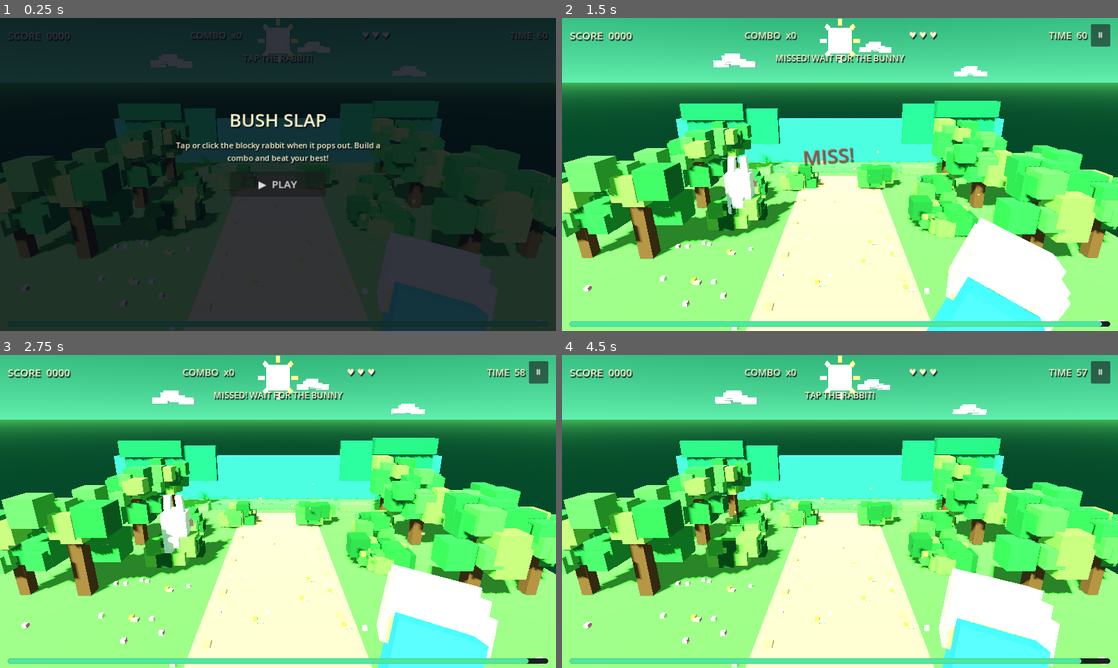
Above: before the commit, frames 1-4 (two rows, left to right).
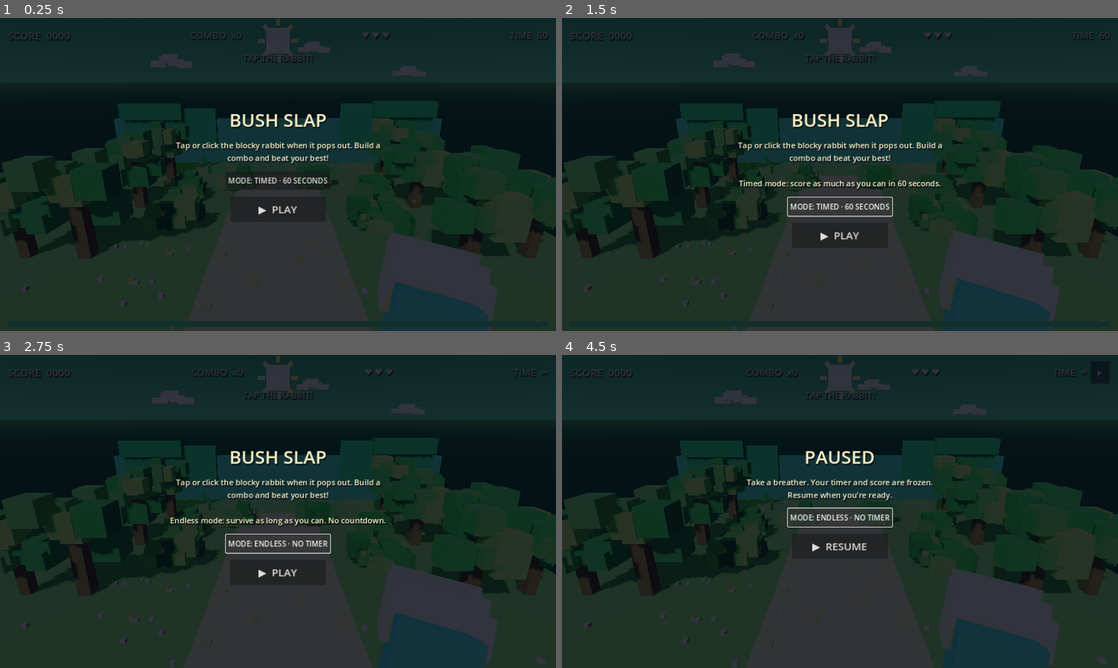
Above: after the commit, the same moments.

Repository: shaquib01/bush-slap
Game: Godot game, scene res://scenes/main.tscn
Same seed, same stepped clock (60 frames per second), same inputs: the game is played once before the commit and once after it.
Inputs (mouse positions are in pixels of both pictures, inside the frame that each line leads up to):
- Up to frame 1 (0.25 s): no input
- Up to frame 2 (1.5 s): click (840, 180) at 0.5 s, where only the run after the commit has a clickable "MODE: TIMED · 60 SECONDS"; click (840, 205) at 1.25 s, where only the run after the commit has a clickable "MODE: ENDLESS · NO TIMER"
- Up to frame 3 (2.75 s): click (278, 542) at 2 s, where only the run after the commit has a clickable "MODE: TIMED · 60 SECONDS"
- Up to frame 4 (4.5 s): click (840, 570) at 2.75 s, where only the run after the commit has a clickable "▶ PLAY"; click "Ⅱ" at 3.5 s; click (840, 517) at 4.25 s, where only the run after the commit has a clickable "MODE: ENDLESS · NO TIMER"

The runs differ from the first frame. In frame 1, 0.4% of the frame differs, in the area x 41-59%, y 50-63%; in frame 2, 100%, in the area x 0-100%, y 0-100%; in frame 3, 100%; in frame 4, 100%.

Commit message:
Add selectable timed and endless game modes

Diff:
--- a/godot/scripts/main.gd
+++ b/godot/scripts/main.gd
@@ -20,6 +20,8 @@
 var rabbit_age := 0.0
 var rabbit_home_position := Vector3.ZERO
 var round_time := ROUND_SECONDS
+var game_mode := "TIMED"
+var mode_button: Button
 var score := 0
 var combo := 0
 var lives := 3
@@ -84,7 +86,8 @@
 		slap_hand.position = hand_rest_position + Vector3(0.0, sin(ambient_time * 1.35) * 0.018, 0.0)
 		slap_hand.rotation_degrees = Vector3(-8.0 + sin(ambient_time * 1.1) * 0.7, -16.0, -12.0 + sin(ambient_time * 0.9) * 1.1)
 	if playing and not paused:
-		round_time -= delta
+		if game_mode == "TIMED":
+			round_time -= delta
 		spawn_timer -= delta
 		if rabbit and is_instance_valid(rabbit):
 			rabbit_age += delta
@@ -106,7 +109,7 @@
 				_escape_rabbit()
 		if spawn_timer <= 0.0 and (not rabbit or not is_instance_valid(rabbit)):
 			_spawn_rabbit()
-		if round_time <= 0.0:
+		if game_mode == "TIMED" and round_time <= 0.0:
 			_end_round()
 		_update_hud()
 
@@ -334,6 +337,12 @@
 	play_button.custom_minimum_size = Vector2(220, 58)
 	play_button.size_flags_horizontal = Control.SIZE_SHRINK_CENTER
 	play_button.add_theme_font_size_override("font_size", 24)
+	mode_button = Button.new()
+	mode_button.text = "MODE: TIMED · 60 SECONDS"
+	mode_button.custom_minimum_size = Vector2(240, 42)
+	mode_button.size_flags_horizontal = Control.SIZE_SHRINK_CENTER
+	mode_button.pressed.connect(_cycle_game_mode)
+	overlay_panel.add_child(mode_button)
 	play_button.pressed.connect(_on_overlay_play_pressed)
 	overlay_panel.add_child(play_button)
 
@@ -380,6 +389,9 @@
 	if play_button:
 		play_button.custom_minimum_size = Vector2(180, 50) if compact else Vector2(220, 58)
 		play_button.add_theme_font_size_override("font_size", 20 if compact else 24)
+	if mode_button:
+		mode_button.custom_minimum_size = Vector2(210, 38) if compact else Vector2(240, 42)
+		mode_button.add_theme_font_size_override("font_size", 15 if compact else 17)
 
 func _hud_label(text_value: String, font_size: int) -> Label:
 	var label := Label.new()
@@ -756,6 +768,19 @@
 	rabbit = null
 	rabbit_visual = null
 
+func _cycle_game_mode() -> void:
+	if playing:
+		return
+	game_mode = "ENDLESS" if game_mode == "TIMED" else "TIMED"
+	if mode_button:
+		mode_button.text = "MODE: ENDLESS · NO TIMER" if game_mode == "ENDLESS" else "MODE: TIMED · 60 SECONDS"
+	if hud_progress:
+		hud_progress.visible = game_mode == "TIMED"
+	if hud_time:
+		hud_time.text = "TIME  60" if game_mode == "TIMED" else "TIME  ∞"
+	if overlay_body and not playing:
+		overlay_body.text = "Tap or click the blocky rabbit when it pops out. Build a combo and beat your best!\n\n" + ("Endless mode: survive as long as you can. No countdown." if game_mode == "ENDLESS" else "Timed mode: score as much as you can in 60 seconds.")
+
 func _on_overlay_play_pressed() -> void:
 	if playing and paused:
 		_resume_round()
@@ -798,6 +823,8 @@
 	spawn_timer = 0.25
 	_remove_rabbit()
 	overlay.visible = false
+	if hud_progress:
+		hud_progress.visible = game_mode == "TIMED"
 	message_label.text = "TAP THE RABBIT!"
 	_update_hud()
 
@@ -816,7 +843,7 @@
 	for i in range(round_history.size()):
 		var history_score: int = round_history[round_history.size() - 1 - i]
 		history_text += "\n%d. %d points" % [i + 1, history_score]
-	_show_overlay("ROUND OVER!", "%s\nScore: %d\nPersonal best: %d\n\nRECENT ROUNDS%s\n\nTap play to try again." % [result_reason, score, best, history_text])
+	_show_overlay("ROUND OVER!", "%s · %s\nScore: %d\nPersonal best: %d\n\nRECENT ROUNDS%s\n\nTap play to try again." % [game_mode, result_reason, score, best, history_text])
 	play_button.text = "↻  PLAY AGAIN"
 
 func _show_overlay(title_text: String, body_text: String) -> void:
@@ -830,8 +857,8 @@
 		pause_button.visible = playing
 	if hud_score:
 		hud_score.text = "SCORE  %04d" % score
-		hud_time.text = "TIME  %02d" % maxi(0, int(ceil(round_time)))
+		hud_time.text = ("TIME  %02d" % maxi(0, int(ceil(round_time)))) if game_mode == "TIMED" else "TIME  ∞"
 		hud_combo.text = "COMBO  x%d" % combo
 	if hud_progress:
-		hud_progress.value = clampf(round_time / ROUND_SECONDS * 100.0, 0.0, 100.0)
+		hud_progress.value = clampf(round_time / ROUND_SECONDS * 100.0, 0.0, 100.0) if game_mode == "TIMED" else 100.0
 		hud_progress.modulate = Color(1.0, 0.48, 0.38) if round_time <= 10.0 else Color.WHITE
